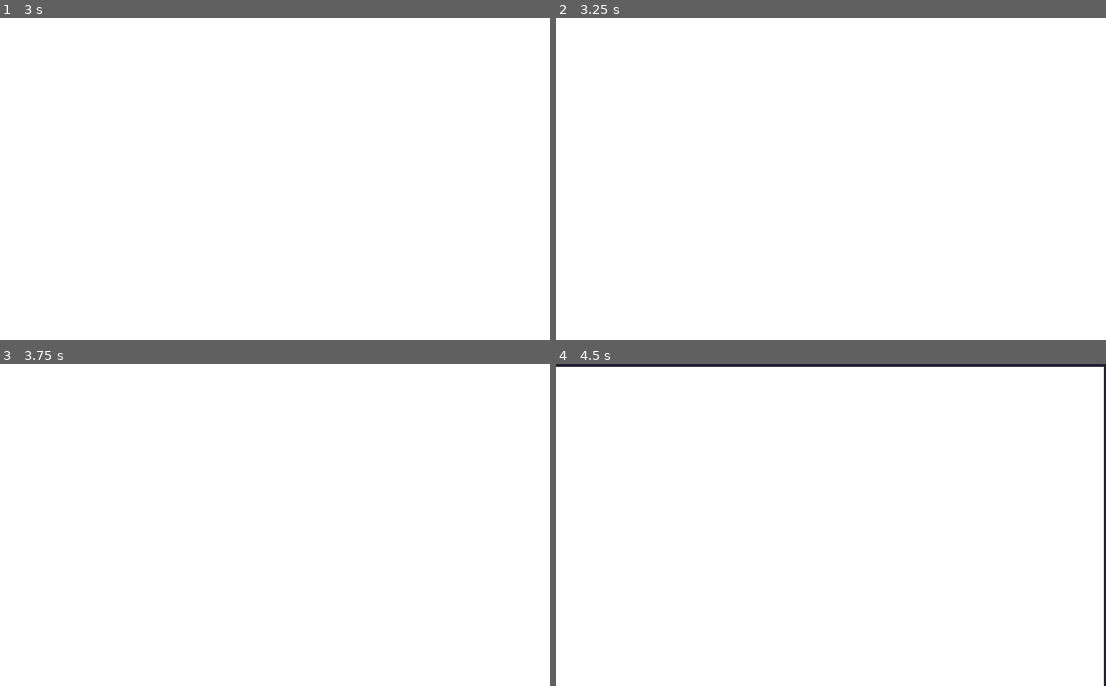
Above: before the commit, frames 1-4 (two rows, left to right).
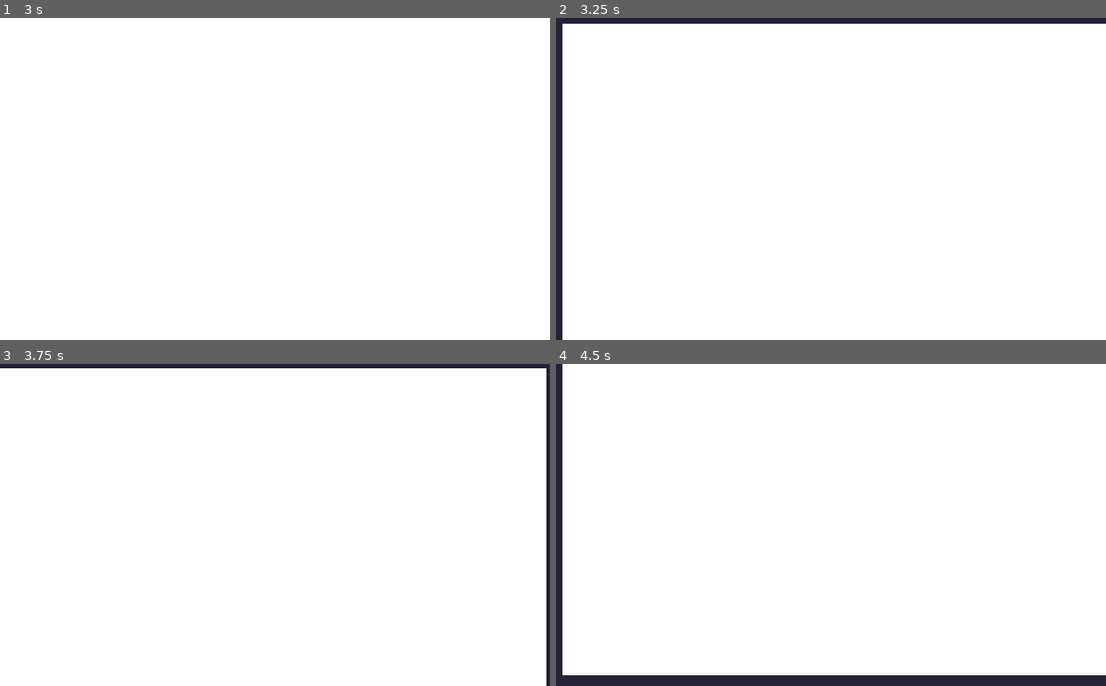
Above: after the commit, the same moments.

Repository: mbrezu/LD47
Game: Godot game, scene res://scenes/main.tscn
Two runs of this game, one before a commit and one after it. Both use one fixed random seed, a clock stepped at 60 frames per second and the inputs below.
Inputs (mouse positions are in pixels of both pictures, inside the frame that each line leads up to):
- Up to frame 1 (3 s): move the mouse to (280, 185) at 0.52 s; click (280, 185) at 0.67 s; tap Space (ui_select) at 0.77, 1.52, 2 s; tap Enter at 1.25, 2.75 s; move the mouse to (165, 195) at 1.27 s; click (165, 195) at 1.42 s; move the mouse to (330, 108) at 2.02 s; click (330, 108) at 2.17 s; move the mouse to (247, 243) at 2.77 s; click (247, 243) at 2.92 s
- Up to frame 2 (3.25 s): tap Space (ui_select) at 3.02 s
- Up to frame 3 (3.75 s): move the mouse to (440, 573) at 3.52 s; click (440, 573) at 3.67 s
- Up to frame 4 (4.5 s): tap Space (ui_select) at 3.77, 4.25 s; move the mouse to (666, 476) at 4.27 s; click (666, 476) at 4.42 s

Frame 1 is identical in both runs. In frame 2, 2.9% of the frame differs, in the area x 0-100%, y 0-100%; in frame 3, 2.0%; in frame 4, 5.7%.

Commit message:
locked tiles

Diff:
--- a/godot/scenes/blood_vignette.tscn
+++ b/godot/scenes/blood_vignette.tscn
@@ -7,6 +7,7 @@
 material = ExtResource( 1 )
 margin_right = 256.0
 margin_bottom = 150.0
+mouse_filter = 2
 script = ExtResource( 2 )
 __meta__ = {
 "_edit_use_anchors_": false
--- a/godot/scenes/game.gd
+++ b/godot/scenes/game.gd
@@ -72,7 +72,8 @@
 		return
 	$game_over_timer.start()
 	var tile_number = $next_items.get_next_tile_number()
-	$map.add_tile(_old_player_pos[0].row, _old_player_pos[0].column, tile_number)
+	var is_locked = $next_items.get_next_is_locked()
+	$map.add_tile(_old_player_pos[0].row, _old_player_pos[0].column, tile_number, is_locked)
 	$sounds.play_tile_placed(tile_number)
 	$next_items.advance()
 	Utils.delete_children($next_tile_marker)
--- a/godot/scenes/map.gd
+++ b/godot/scenes/map.gd
@@ -25,6 +25,8 @@
 	preload("res://scenes/edges/edge_8.tscn")
 ]
 
+var locked_tile_scene = preload("res://scenes/tiles/locked_tile.tscn")
+
 # map, there's space for 16 rows by 24 columns
 var _map = []
 var _detect = []
@@ -38,9 +40,10 @@
 	_map[row][column].tile_number = 0
 
 
-func add_tile(row, column, tile_number):
+func add_tile(row, column, tile_number, is_locked):
 	_map[row][column].tile_number = tile_number
-	_add_tile_at(row, column, true)
+	_map[row][column].is_locked = is_locked
+	_add_tile_at(row, column, true, is_locked)
 
 
 func make_tile_instance(tile_number):
@@ -103,16 +106,20 @@
 func _render_map():
 	for row in range(0, _map.size()):
 		for column in range(0, _map[row].size()):
-			_add_tile_at(row, column, false)
+			_add_tile_at(row, column, false, false)
 
 
-func _add_tile_at(row, column, check_tetrominoes):
+func _add_tile_at(row, column, check_tetrominoes, is_locked):
 	var tile_number = _map[row][column].tile_number
 	if tile_number == 0:
 		return
 	var tile = null
 	if tile_number < 100:
 		tile = tile_scenes[tile_number - 1].instance()
+		if is_locked:
+			var locked_tile = locked_tile_scene.instance()
+			locked_tile.set_tile(tile)
+			tile = locked_tile
 	else:
 		tile = edge_scenes[tile_number - 101].instance()
 	tile.position = Vector2(column * 8, row * 8)
@@ -147,7 +154,8 @@
 			var has_something = _map[row][column].tile_number > 0
 			var is_not_edge = _map[row][column].tile_number < 100
 			var is_not_detected = not _detect[row][column]
-			if has_something and is_not_edge and is_not_detected:
+			var is_not_locked = not _map[row][column].is_locked
+			if has_something and is_not_edge and is_not_detected and is_not_locked:
 				var segment = _get_segment(row, column)
 #				print("found segment", segment)
 				if segment.size() >= 4:
@@ -179,6 +187,8 @@
 		return
 	if _map[row][column].tile_number != tile_number:
 		return
+	if _map[row][column].is_locked:
+		return
 	queue.push_back([row, column])
 
 
--- a/godot/scenes/next_items.gd
+++ b/godot/scenes/next_items.gd
@@ -14,10 +14,12 @@
 
 var _list = []
 var _tetromino_count = 0
+var _is_locked_deck = []
 
 
 # Called when the node enters the scene tree for the first time.
 func _ready():
+	_init_is_locked_deck()
 	$label.set_label("NEXT:")
 	for i in range(Consts.LOOKAHEAD):
 		var item = MapCell.new(randi() % _get_tiles_count() + 1)
@@ -28,6 +30,14 @@
 		_list.append(item)
 
 
+func _init_is_locked_deck():
+	_is_locked_deck = []
+	for _x in range(Consts.LOCKED_REVERSE_FREQUENCY):
+		_is_locked_deck.append(false)
+	_is_locked_deck[0] = true
+	_is_locked_deck.shuffle()
+
+
 func increase_tetromino_count():
 	_tetromino_count += 1
 
@@ -36,9 +46,16 @@
 	return _list[0].tile_number
 
 
+func get_next_is_locked():
+	return _is_locked_deck[0]
+
+
 func advance():
 	_list[0].tile_instance.queue_free()
 	_list.pop_front()
+	_is_locked_deck.pop_front()
+	if _is_locked_deck.empty():
+		_init_is_locked_deck()
 	var item = MapCell.new(randi() % _get_tiles_count() + 1)
 	item.tile_instance = tile_scenes[item.tile_number - 1].instance()
 	add_child(item.tile_instance)
--- /dev/null
+++ b/godot/scenes/tiles/locked_tile.gd
@@ -0,0 +1,5 @@
+extends Node2D
+
+
+func set_tile(tile):
+	$tile_container.add_child(tile)
--- /dev/null
+++ b/godot/scenes/tiles/locked_tile.tscn
@@ -0,0 +1,15 @@
+[gd_scene load_steps=3 format=2]
+
+[ext_resource path="res://assets/graphics/sheet-1.png" type="Texture" id=1]
+[ext_resource path="res://scenes/tiles/locked_tile.gd" type="Script" id=2]
+
+[node name="locked_tile" type="Node2D"]
+script = ExtResource( 2 )
+
+[node name="tile_container" type="Node2D" parent="."]
+
+[node name="lock" type="Sprite" parent="."]
+texture = ExtResource( 1 )
+centered = false
+region_enabled = true
+region_rect = Rect2( 176, 8, 8, 8 )
--- a/godot/scripts/consts.gd
+++ b/godot/scripts/consts.gd
@@ -25,3 +25,5 @@
 const NEXT_ITEMS_COUNTS = [0, 2, 4, 8, 16, 32, 64]
 
 const PLAYER_SPEED = 4
+
+const LOCKED_REVERSE_FREQUENCY = 40
--- a/godot/scripts/map_cell.gd
+++ b/godot/scripts/map_cell.gd
@@ -2,9 +2,11 @@
 
 var tile_number
 var tile_instance
+var is_locked
 
 func _init(p_tile_number):
 	tile_number = p_tile_number
+	is_locked = false
 
 func str():
 	return str(tile_number)
Binary file changed: godot/assets/graphics/sheet-1.png
Not shown, changed: README.md
Not shown, changed: art/sheet-1.aseprite
Not shown, changed: art/sheet-1.png
